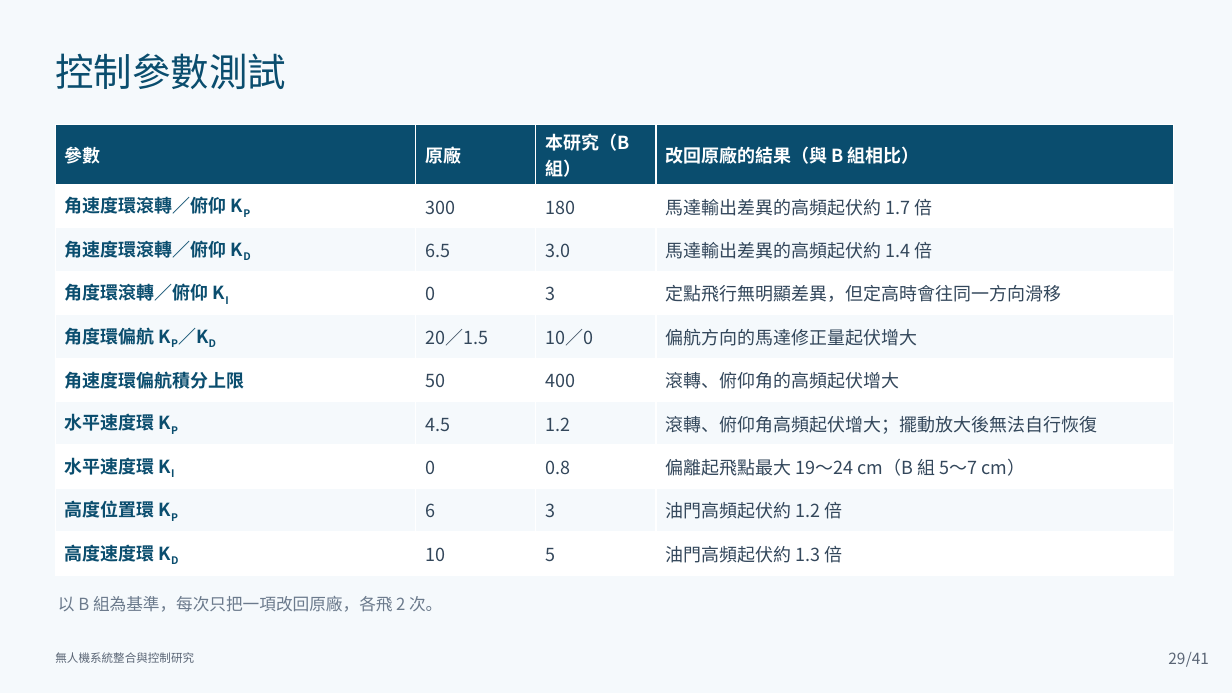
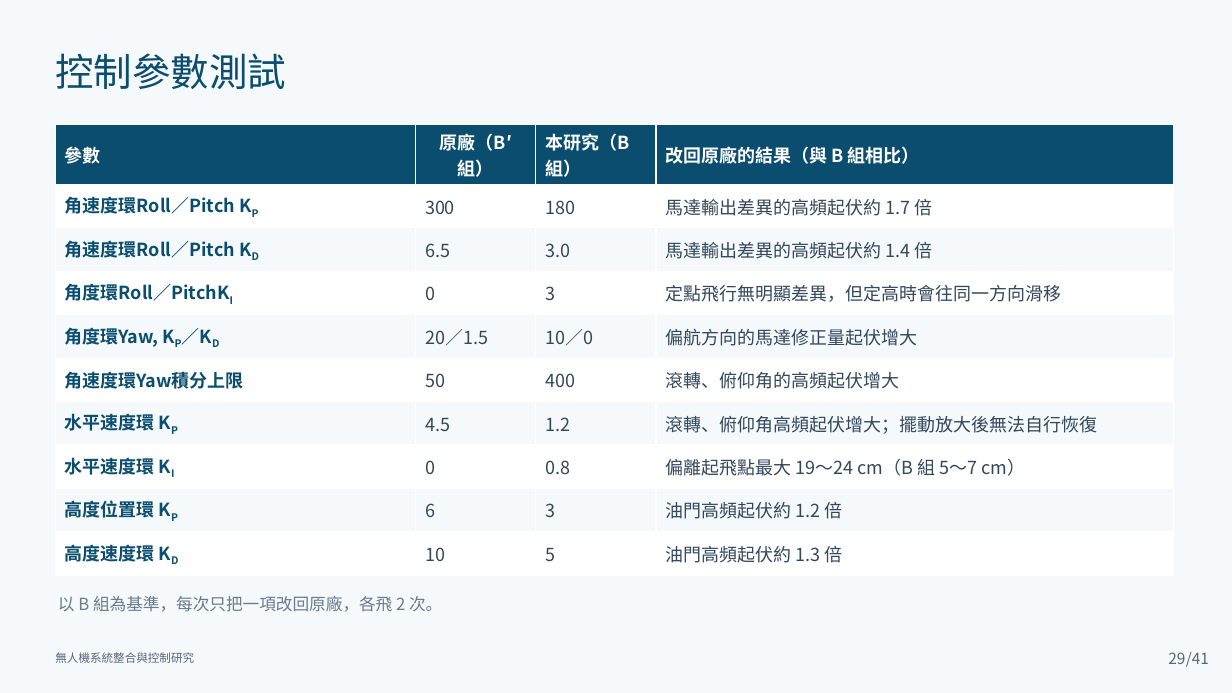
Before and after one commit to lingken1028/-, a slide deck: slide 29 of 無人機系統整合與控制研究_口試簡報 2.pptx. Drawn at 1232x693 pixels with LibreOffice and Linux fonts; fonts in the diff are those of the drawing. Boxes give left, top, right and bottom in pixels: in the first picture for what was removed or moved away, otherwise in the second. Text is boxed around its words. In the diff, an @@ line names an element or a change of style, - is before the commit and + after.

```diff
--- a/無人機系統整合與控制研究_口試簡報 2.pptx
+++ b/無人機系統整合與控制研究_口試簡報 2.pptx
@@ table at <box>55,125,1174,568</box> @@
-row 1, column 2: 原廠
+row 1, column 2: 原廠（B′組）
-row 2, column 1: 角速度環滾轉／俯仰 KP
+row 2, column 1: 角速度環Roll／Pitch KP
-row 3, column 1: 角速度環滾轉／俯仰 KD
+row 3, column 1: 角速度環Roll／Pitch KD
-row 4, column 1: 角度環滾轉／俯仰 KI
+row 4, column 1: 角度環Roll／PitchKI
-row 5, column 1: 角度環偏航 KP／KD
+row 5, column 1: 角度環Yaw, KP／KD
-row 6, column 1: 角速度環偏航積分上限
+row 6, column 1: 角速度環Yaw積分上限
```
Also in this commit, not shown: 2 other slides changed, 1 slide added.
